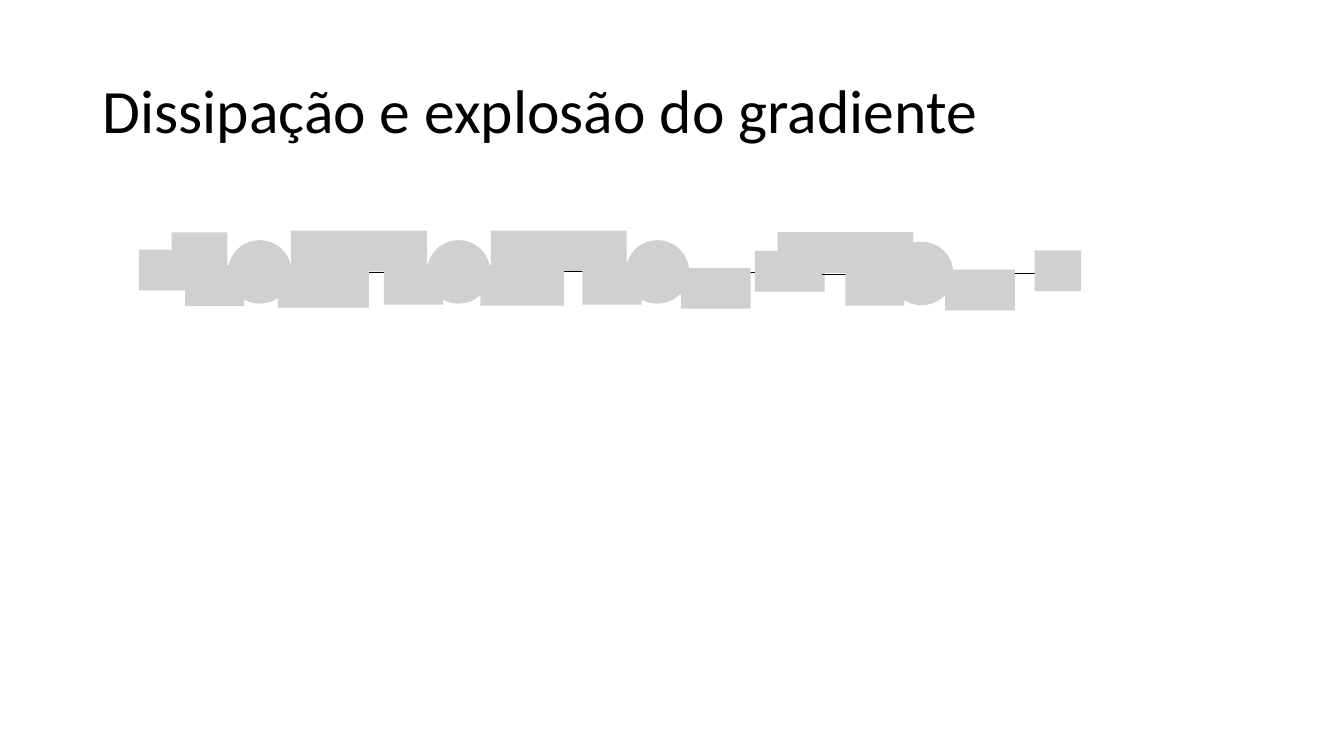
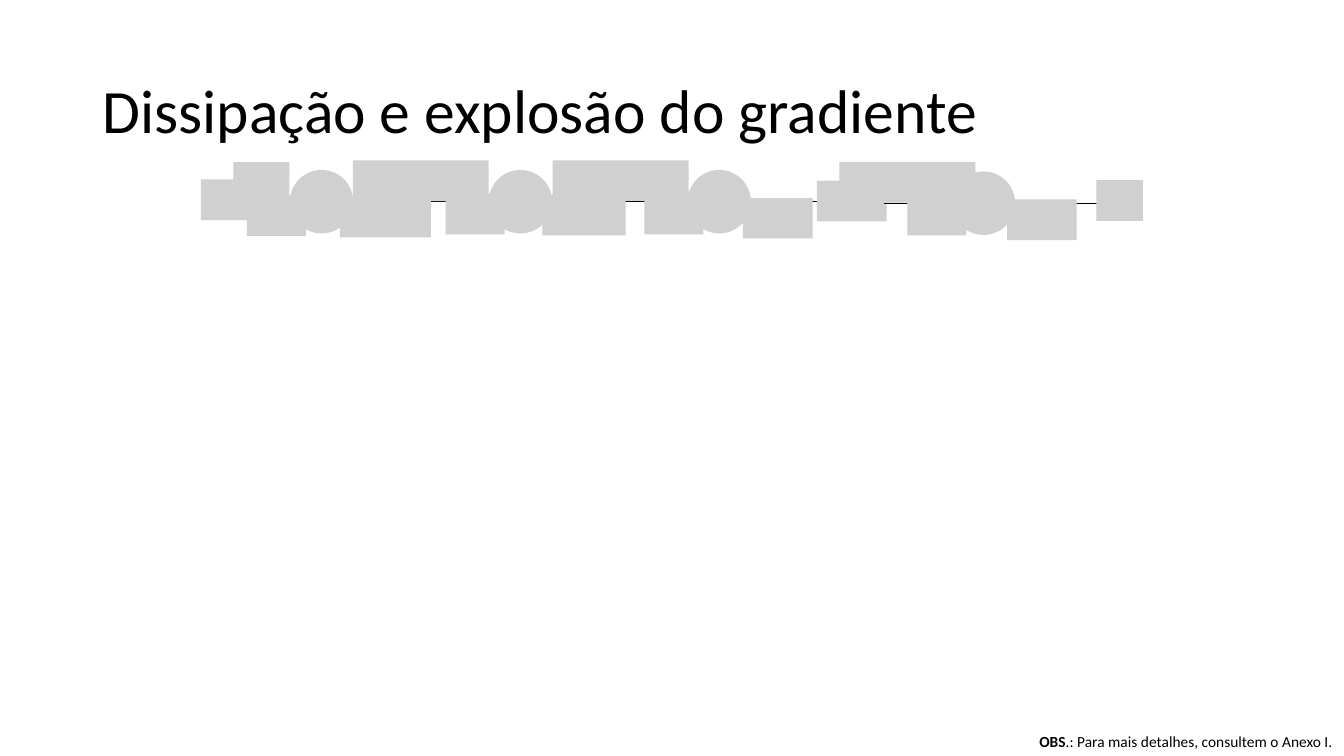
Before and after one commit to zz4fap/c24_inteligencia_artificial, a slide deck: slide 38 of slides/C24_MLP.pptx. Drawn at 1344x756 pixels with LibreOffice and Linux fonts; fonts in the diff are those of the drawing; grey boxes stand for pictures. Boxes give left, top, right and bottom in pixels: in the first picture for what was removed or moved away, otherwise in the second. Text is boxed around its words. In the diff, an @@ line names an element or a change of style, - is before the commit and + after.

```diff
--- a/slides/C24_MLP.pptx
+++ b/slides/C24_MLP.pptx
@@ 2 pictures, 2 arrows: place and size @@
-2 pictures, 2 arrows at box(171, 233, 1081, 290)
+2 pictures, 2 arrows at box(234, 162, 1143, 221)
@@ 17 pictures, 2 arrows, 2 lines: place and size @@
-17 pictures, 2 arrows, 2 lines at box(139, 231, 1045, 310)
+17 pictures, 2 arrows, 2 lines at box(201, 160, 1107, 240)
@@ text added at box(1039, 736, 1332, 749), 11 pt, text #000000 @@
+OBS.: Para mais detalhes, consultem o Anexo I.
```
Also in this commit, not shown: 4 other slides changed, 2 slides added, 1 other file.
